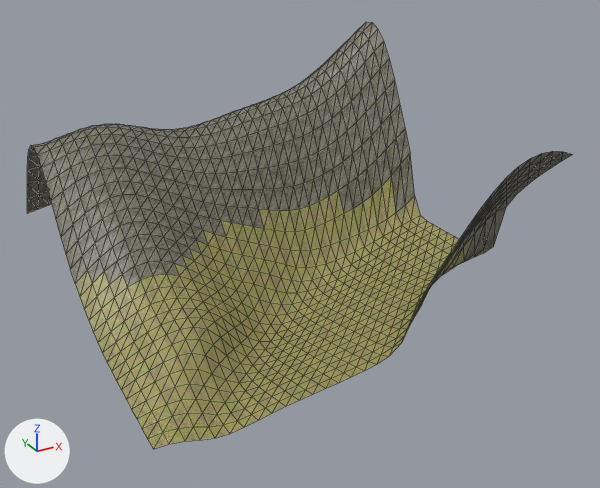
What one commit did to the glTF model assets/levels/overworld/chunk_0_0.glb.
One viewpoint serves both versions: a camera (50 mm lens) standing at (-56.0, -112.1, 65.2) and looking at (2.7, -5.5, 11.9). Lighting does not change. The marker at lower left points along +X, +Y and +Z. The picture after the commit comes second. Mesh edges are drawn as thin lines. Vertices at exactly the same position are counted once.

Names of what the first picture shows: 'chunk_0_0-col'.
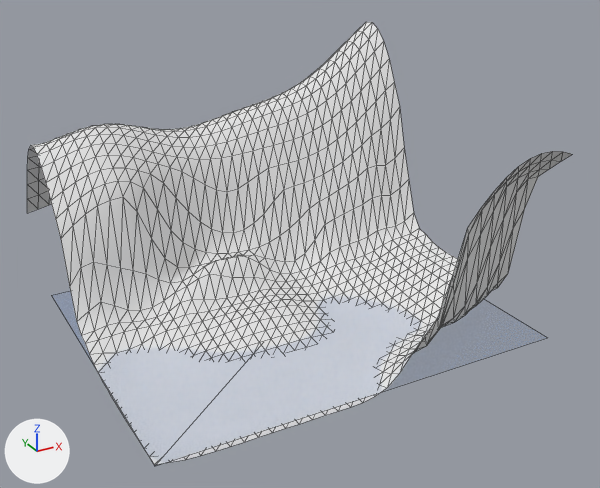
Where the change shows, as pixel boxes [x1, y1, x2, y2] in the pictures (600 x 488 px; the box of a moved part takes in the faces that stretch with it):
'chunk_0_0-col', reshaped
    before: [27, 22, 572, 449]
    after: [27, 22, 572, 465]
'Plane-water', added
    after: [51, 291, 547, 466]
part 1 of me_chunk_0_0, moved or reshaped
    before: [112, 318, 358, 449]
    after: [115, 402, 327, 465]
part 2 of me_chunk_0_0, recoloured
    before: [75, 177, 493, 388]
    after: [81, 191, 458, 415]
part 3 of me_chunk_0_0, recoloured (grey to white)
    before: [27, 22, 572, 310]
    after: [27, 22, 572, 352]

Diff of the bpy script that builds the scene:
```diff
--- a/assets/levels/overworld/chunk_0_0.glb.py
+++ b/assets/levels/overworld/chunk_0_0.glb.py
@@ mat_terrain @@
+mat_terrain = principled_material('terrain')
+mat_terrain.base_color = (0.8, 0.8, 0.8)  # white #e7e7e7
+mat_terrain.roughness = 1.0
@@ mat_water @@
+mat_water = principled_material('water')
+mat_water.base_color = (0.0, 0.255, 0.8)  # blue #008ae7
+mat_water.alpha = 0.15
@@ me_chunk_0_0 @@
 # used by ob_chunk_0_0_col; location = (0.0, 0.0, 0.0)
-me_chunk_0_0.from_pydata(...)  # 1089 vertices, 2048 faces; spans x -32.0..32.0, y -32.0..32.0, z -0.1..40.9
+me_chunk_0_0.from_pydata(...)  # 1089 vertices, 2048 faces; spans x -32.0..32.0, y -32.0..32.0, z -0.8..40.9
+# me_chunk_0_0 part 1: 551 vertices moved from x -32.0..32.0, y -32.0..12.0, z -0.1..31.6 to x -32.0..32.0, y -32.0..12.0, z -0.8..31.3; 128 vertices removed from x -32.0..4.0, y -32.0..-16.0, z 0.4..7.7; 128 vertices added at x -32.0..4.0, y -32.0..-16.0, z -0.8..0.3
+# me_chunk_0_0 part 2: 748 faces spanning x -32.0..32.0, y -32.0..8.0, z -0.8..14.0 switch from mat_grass (picture img_grass) to mat_terrain (white #e7e7e7)
+# me_chunk_0_0 part 3: 1036 faces spanning x -32.0..32.0, y -32.0..32.0, z -0.7..40.9 switch from mat_cliff (picture img_cliff_stone) to mat_terrain (white #e7e7e7)
@@ me_plane_water @@
+me_plane_water.from_pydata([(-32.0, 19.8, 0.0), (32.0, 19.8, 0.0), (-32.0, -32.0, 0.0), (32.0, -32.0, 0.0)], [], [(2, 3, 1), (2, 1, 0)])
+me_plane_water.materials.append(mat_water)  # blue #008ae7
@@ ob_plane_water @@
+ob_plane_water = bpy.data.objects.new('Plane-water', me_plane_water)
+ob_plane_water.location = (0.0, 0.0, 0.0)
```
